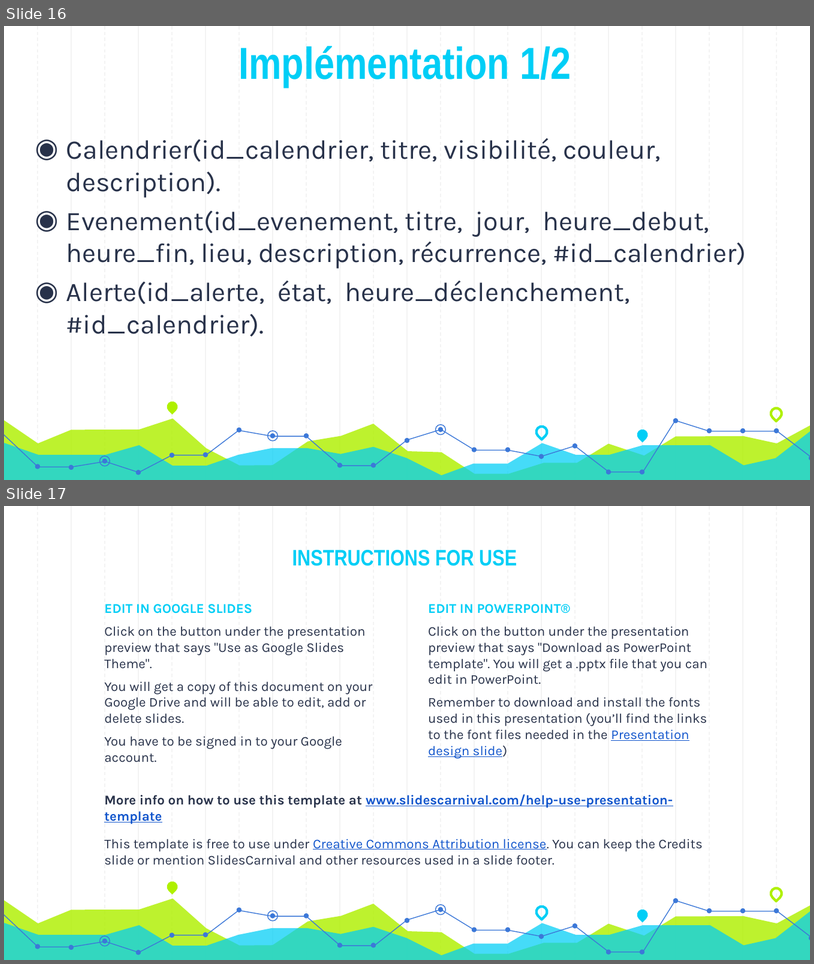
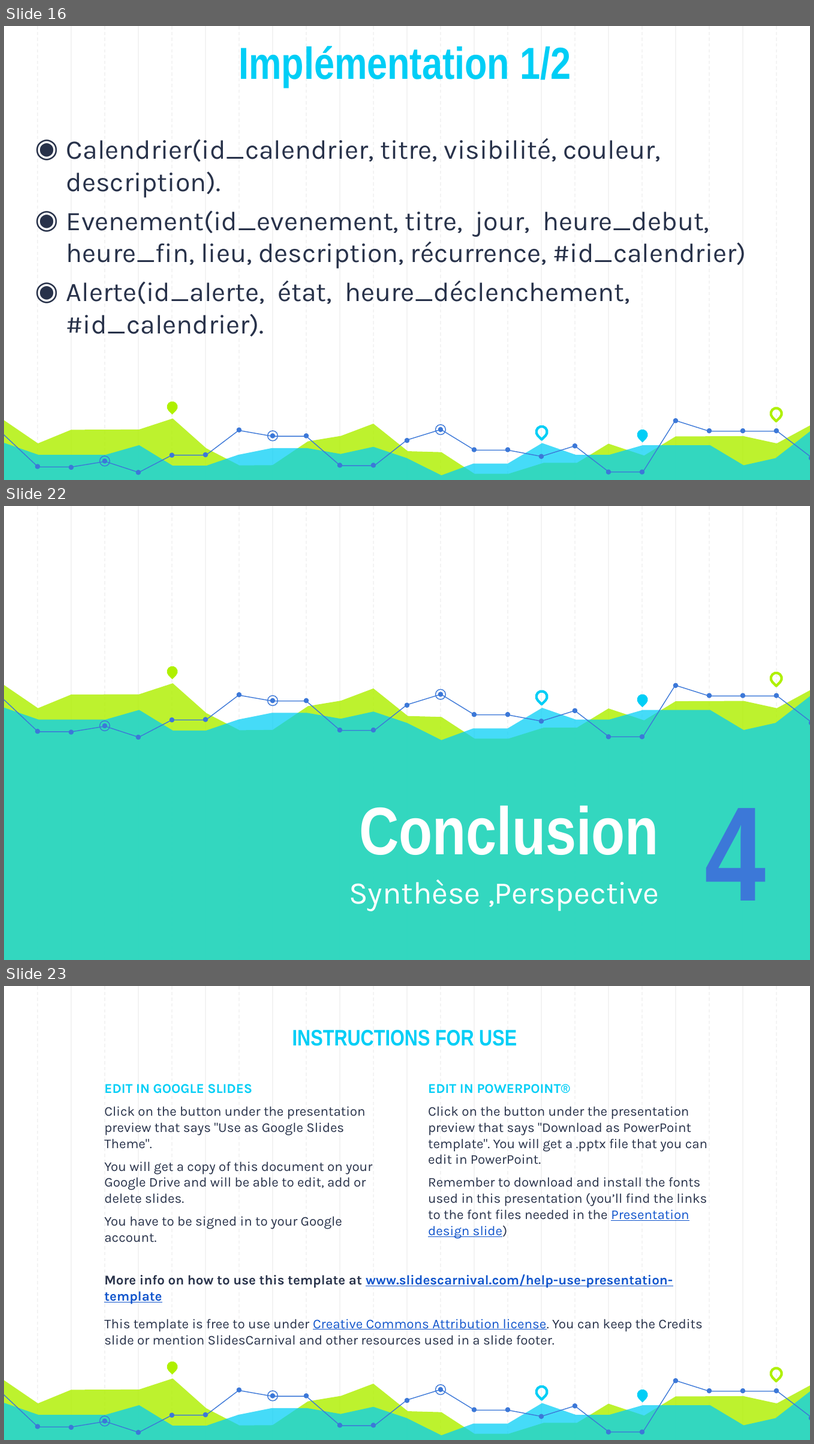
Before and after one commit to AzeddineZadir/docpfc, a slide deck: présentation_aze.pptx. Shown one above the other, each under a label of ours: slides 16 and 17 before the commit, slides 16, 22 and 23 after it; the slides between them are not shown. The pictures are 814x964 and 814x1444 pixels, drawn with LibreOffice and Linux fonts; fonts in the diff are those of the drawing. Boxes give left, top, right and bottom in pixels: in the first picture for what was removed or moved away, otherwise in the second. Text is boxed around its words. In the diff, an @@ line names an element or a change of style, - is before the commit and + after.

Commit message:
conclusion preseentation

```diff
--- a/présentation_aze.pptx
+++ b/présentation_aze.pptx
@@ slide 22 added at (4,506,810,960), background #FFFFFF; not listed: 23 template elements that a slide beside it also shows @@
@@ teardrop added at (165,663,180,678), fill #AFF000 @@
@@ freeform shape added at (4,684,810,960), fill #AFF000 at 82% opacity @@
@@ freeform shape added at (374,684,676,736), outline #3C78D8 0.75 pt @@
@@ freeform shape added at (677,685,810,721), outline #3C78D8 0.75 pt @@
@@ teardrop added at (769,671,783,685), outline #AFF000 2.25 pt @@
@@ freeform shape added at (4,694,810,960), fill #00CEF6 at 73% opacity @@
@@ freeform shape added at (4,694,374,736), outline #3C78D8 0.75 pt @@
@@ ellipse added at (267,696,278,706), outline #3C78D8 0.75 pt @@
@@ ellipse added at (435,689,446,700), outline #3C78D8 0.75 pt @@
@@ teardrop added at (534,688,549,703), outline #00CEF6 2.25 pt @@
@@ teardrop added at (635,692,650,706), fill #00CEF6 @@
@@ ellipse added at (100,721,110,731), outline #3C78D8 0.75 pt @@
@@ group added at (35,682,810,739): 24 ellipses @@
@@ title added at (359,805,659,855), 60 pt, text #FFFFFF, bold @@
+Conclusion
@@ text added at (705,808,766,900), 120 pt, text #3C78D8, bold @@
+4
@@ subtitle added at (349,879,659,910), 28 pt, text #FFFFFF @@
+Synthèse ,Perspective
@@ what was slide 17 is now slide 23 @@
```
Also in this commit, not shown: 2 slides changed, 5 other slides added.
